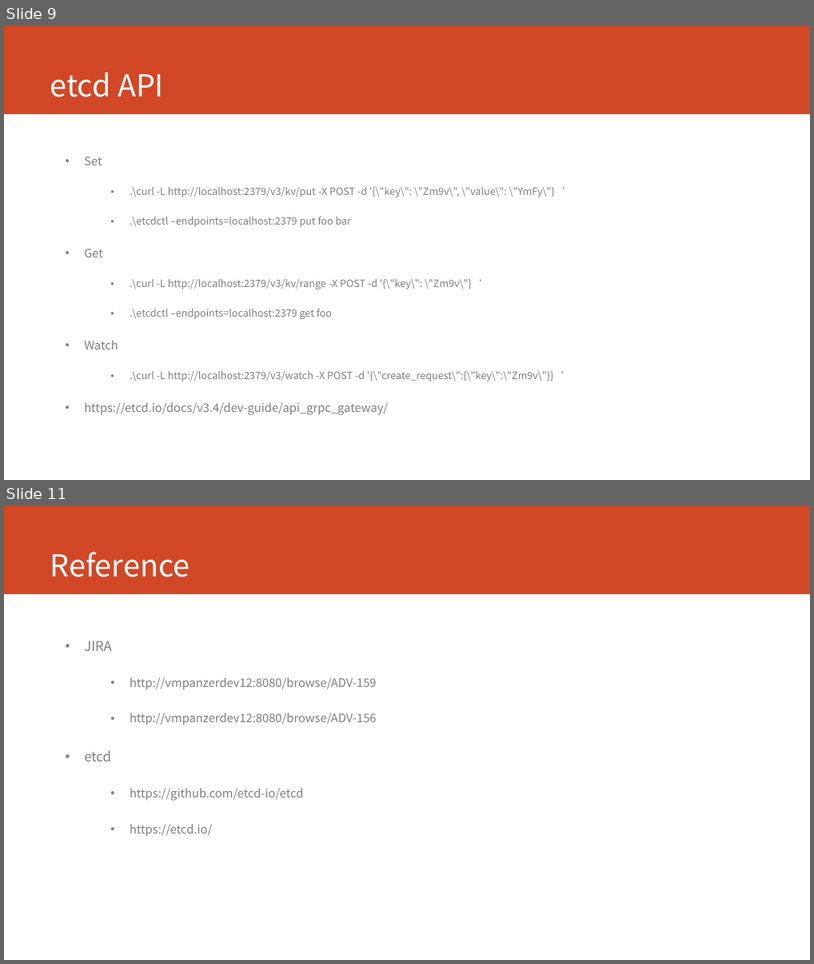
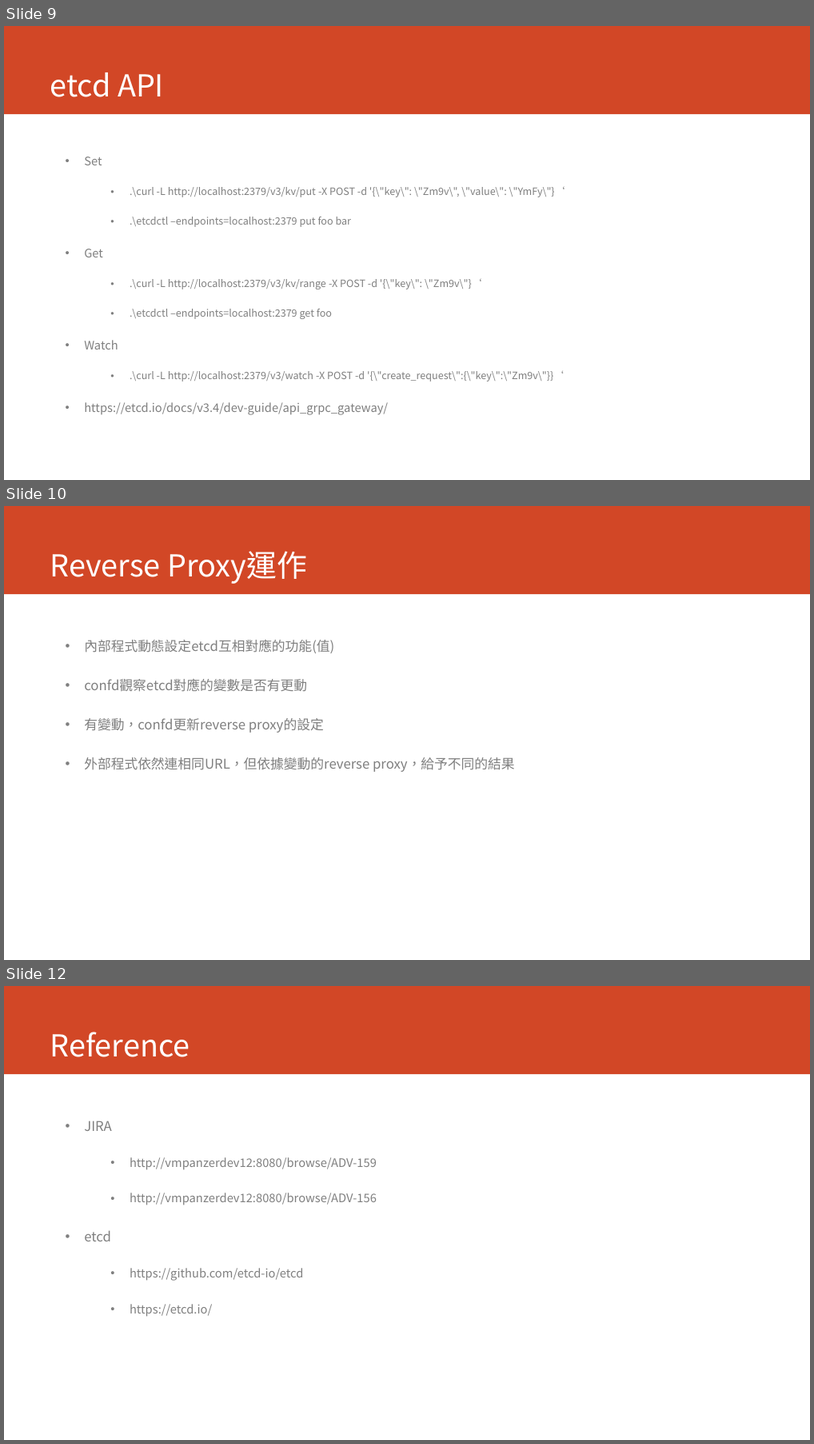
Before and after one commit to dinoliang/TemplateInfo, a slide deck: Reverse Proxy.ppt. Shown one above the other, each under a label of ours: slides 9 and 11 before the commit, slides 9, 10 and 12 after it; the slides between them are not shown. The pictures are 814x964 and 814x1444 pixels, drawn with LibreOffice and Linux fonts; fonts in the diff are those of the drawing. Boxes give left, top, right and bottom in pixels: in the first picture for what was removed or moved away, otherwise in the second. Text is boxed around its words. In the diff, an @@ line names an element or a change of style, - is before the commit and + after.

```diff
--- a/Reverse Proxy.ppt
+++ b/Reverse Proxy.ppt
@@ slide 10 added at (4, 506, 810, 960), background #FFFFFF; not listed: 1 template element that a slide beside it also shows @@
@@ title added at (50, 551, 307, 584), 36 pt, text #FFFFFF @@
+Reverse Proxy運作
@@ text added at (84, 640, 515, 772), 16 pt, text #7F7F7F @@
+• 內部程式動態設定etcd互相對應的功能(值)
+• confd觀察etcd對應的變數是否有更動
+• 有變動，confd更新reverse proxy的設定
+• 外部程式依然連相同URL，但依據變動的reverse proxy，給予不同的結果
@@ what was slide 11 is now slide 12 @@
```
Also in this commit, not shown: 4 slides changed.
